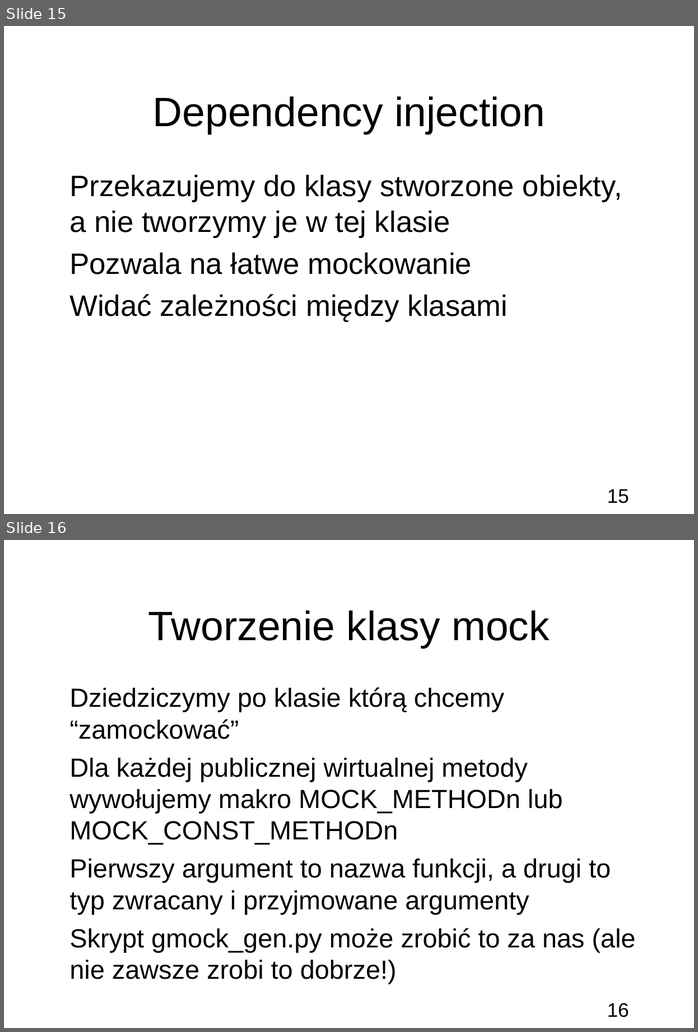
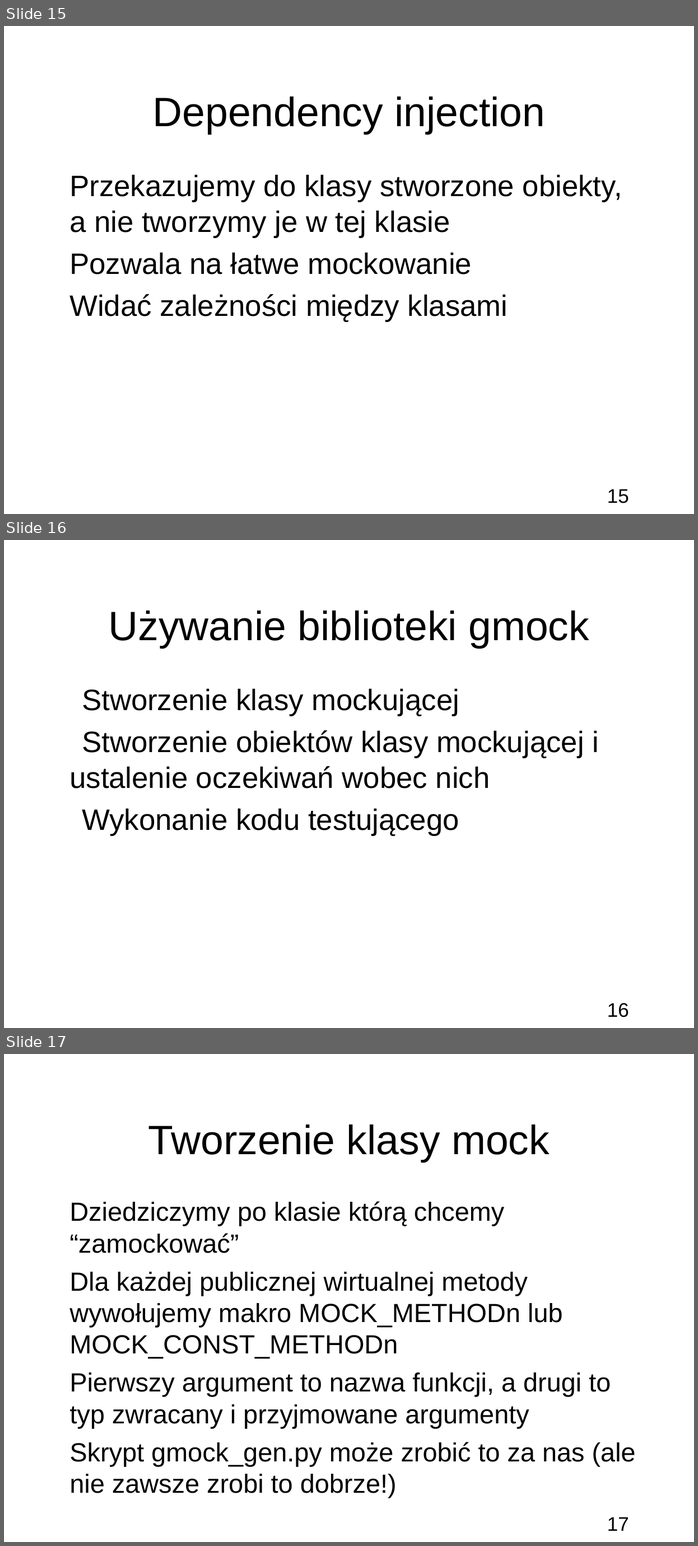
Before and after one commit to bercik/apt_seminar, a slide deck: prezentacja.odp. Shown one above the other, each under a label of ours: slides 15 and 16 before the commit, slides 15, 16 and 17 after it. The pictures are 698x1032 and 698x1546 pixels, drawn with LibreOffice and Linux fonts; fonts in the diff are those of the drawing; background and template pictures are left out. Boxes give left, top, right and bottom in pixels: in the first picture for what was removed or moved away, otherwise in the second. Text is boxed around its words. In the diff, an @@ line names an element or a change of style, - is before the commit and + after.

```diff
--- a/prezentacja.odp
+++ b/prezentacja.odp
@@ slide 16 added at <box>4,540,694,1028</box>, background picture (left out); not listed: 1 template element that a slide beside it also shows @@
@@ title added at <box>109,611,589,648</box>, 50 pt, text #000000 @@
+Używanie biblioteki gmock
@@ subtitle added at <box>56,688,599,836</box>, 36 pt, text #000000 @@
+1) Stworzenie klasy mockującej
+2) Stworzenie obiektów klasy mockującej i ustalenie oczekiwań wobec nich
+3) Wykonanie kodu testującego
@@ what was slide 16 is now slide 17 @@
@@ page number at <box>607,1517,629,1531</box>: text changed @@
-16
+17
```
Also in this commit, not shown: 2 other slides added, 2 other files.
